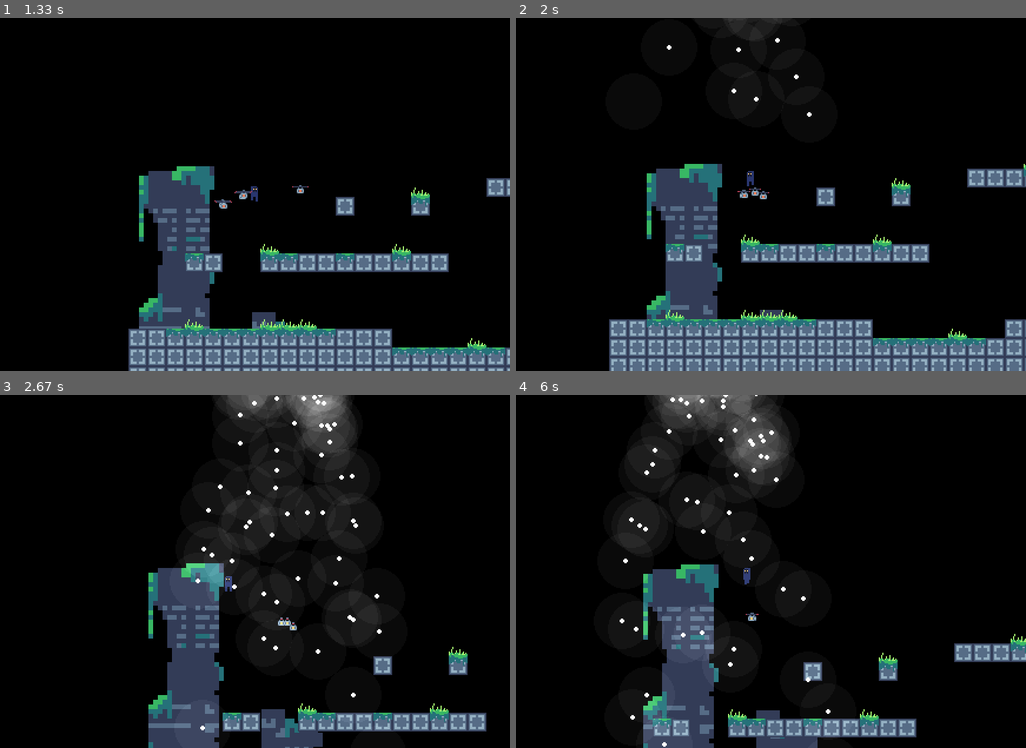
Above: before the commit, frames 1-4 (two rows, left to right).
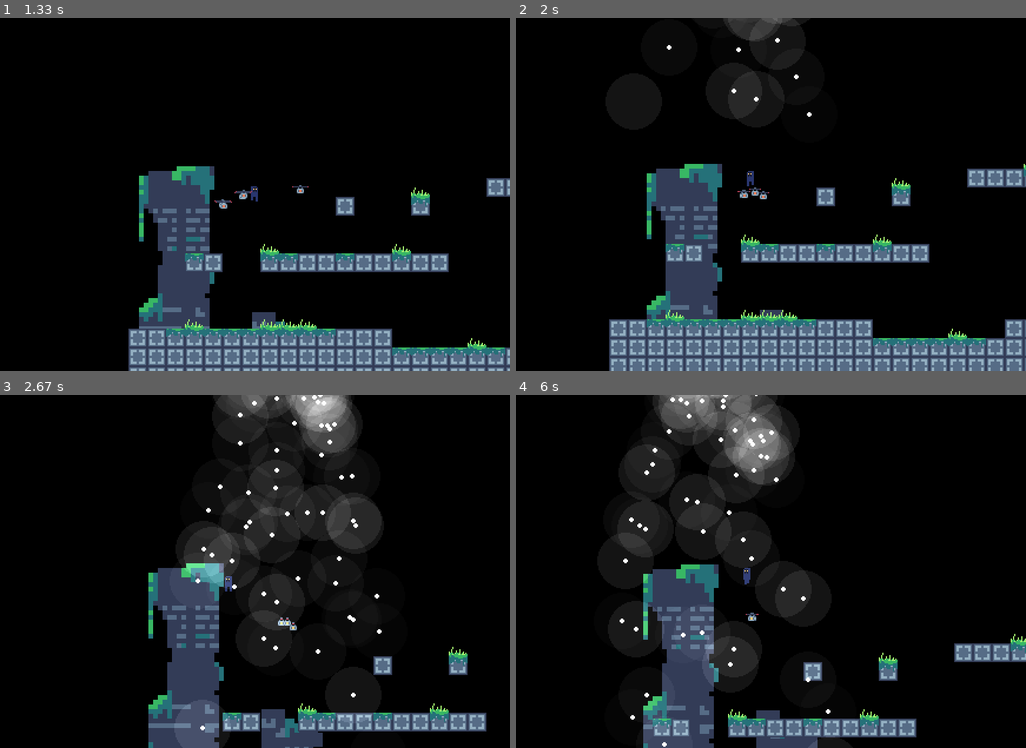
Above: after the commit, the same moments.

Repository: Hmiya6/pygame_tutorial
Game: pygame game, started from game.py
The game is run twice, just before and just after one commit, with the same random seed, the same clock (stepped at 60 frames per second) and the same inputs.
Inputs:
- Up to frame 1 (1.33 s): hold D 0.33-0.8 s; hold W 0.83-1.13 s; tap Space at 0.9, 1.23 s; hold D from 1.17 s (still down)
- Up to frame 2 (2 s): tap Space at 1.53, 1.73 s; release D at 1.63 s; hold A from 1.67 s (still down)
- Up to frame 3 (2.67 s): tap Space at 2.03, 2.3, 2.6 s; release A at 2.2 s; hold A 2.23-2.63 s
- Up to frame 4 (6 s): hold W 2.67-3.03 s; tap Space at 2.73, 3.13, 3.43, 3.8, 4.1, 4.3, 4.6, 5.13, 5.43, 5.63, 5.93 s; hold D 3.07-3.7 s; hold A 3.73-4.2 s; hold D 4.23-4.7 s; hold D 5.07-5.53 s; hold A from 5.57 s (still down)

Frame 1 is identical in both runs. In frame 2, 0.2% of the frame differs, in the area x 45-55%, y 0-7%; in frame 3, 1.7%; in frame 4, 2.1%, in the area x 28-54%, y 0-24%.

Commit message:
randomized light strength

Diff:
--- a/game.py
+++ b/game.py
@@ -277,7 +277,8 @@
             # particle
             # particle.render(display, (240, 120, 80), scroll)
             radius = 2 * 12
-            display.blit(lighting_surface(radius, (10, 10, 10)), ((particle.x - scroll[0] - radius), (particle.y - scroll[1] - radius)), special_flags=BLEND_RGB_ADD)
+            light_colors = [(5, 5, 5), (10, 10, 10), (20, 20, 20)]
+            display.blit(lighting_surface(radius, light_colors[random.randint(0, 2)]), ((particle.x - scroll[0] - radius), (particle.y - scroll[1] - radius)), special_flags=BLEND_RGB_ADD)
             particle.render(display, (255, 255, 255), scroll)
             if particle.disappear_timer < 1:
                 particles.remove(particle)
